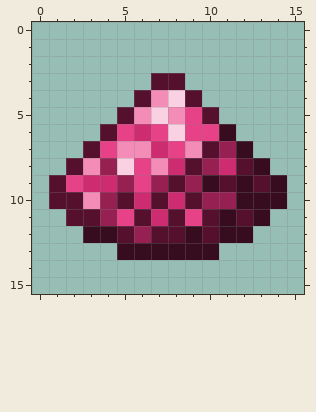
Two states of a pixel-art sprite, overrides/resources/contenttweaker/textures/items/bloodgem_dust.png. The picture above was drawn from the file before the commit.
The file is 16x16 pixels.
The result:
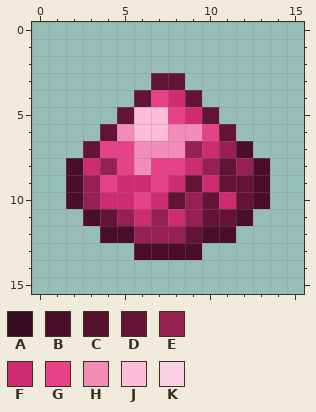
Palette (. is transparent): A #370c1e  B #4b0e27  C #54102c  D #631435  E #952051  F #cd2c70  G #e74288  H #f48cb8  J #ffbdd9  K #fad1e2
Edits made:
Changed rows in their new state; - is an unchanged pixel.
first column x 1:
 3 ------DD------
 4 -----DGFD-----
 5 ----DJJGFD----
 6 ---DHJJHH-D---
 7 --D-G-HHEF-B--
 8 -BF-GHGGF-DEB-
 9 .BEGFFGFDFDDB.
10 .BEFFGFDEDFDB.
11 -.BDEFEFEDDB.-
12 --.BB-EEDBB.--
13 ----.BBBB.----
Boxes around the changes in both pictures, in picture pixels (x1, y1, x2, y2):
changed: (49, 73, 287, 260)
